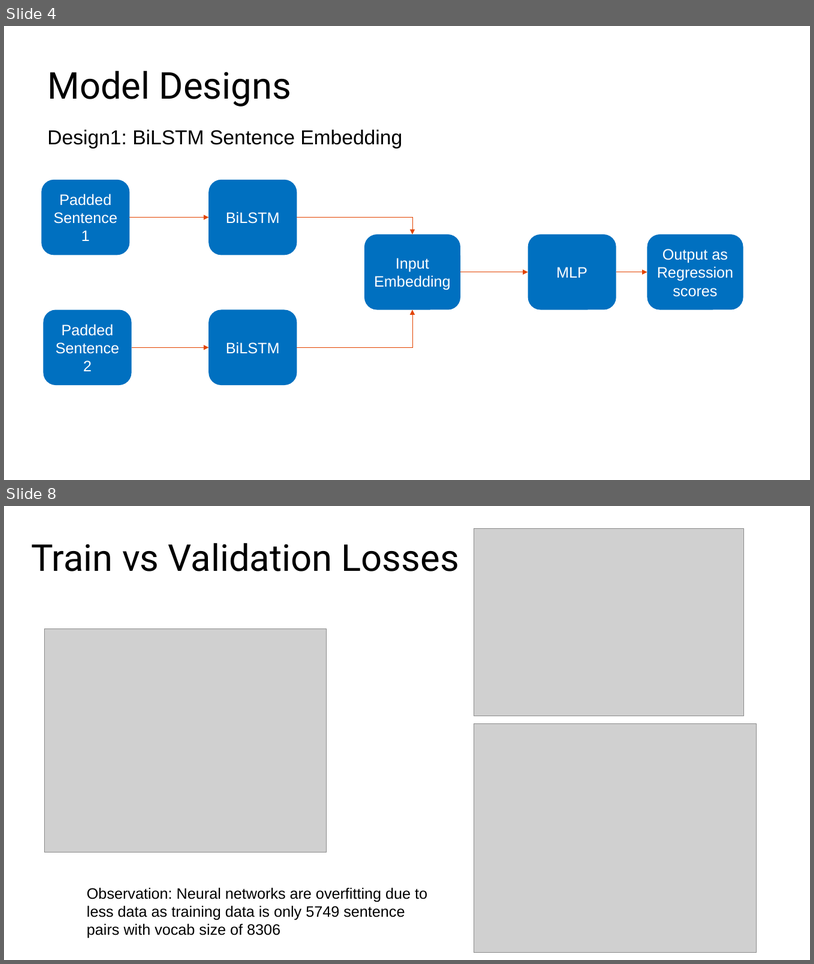
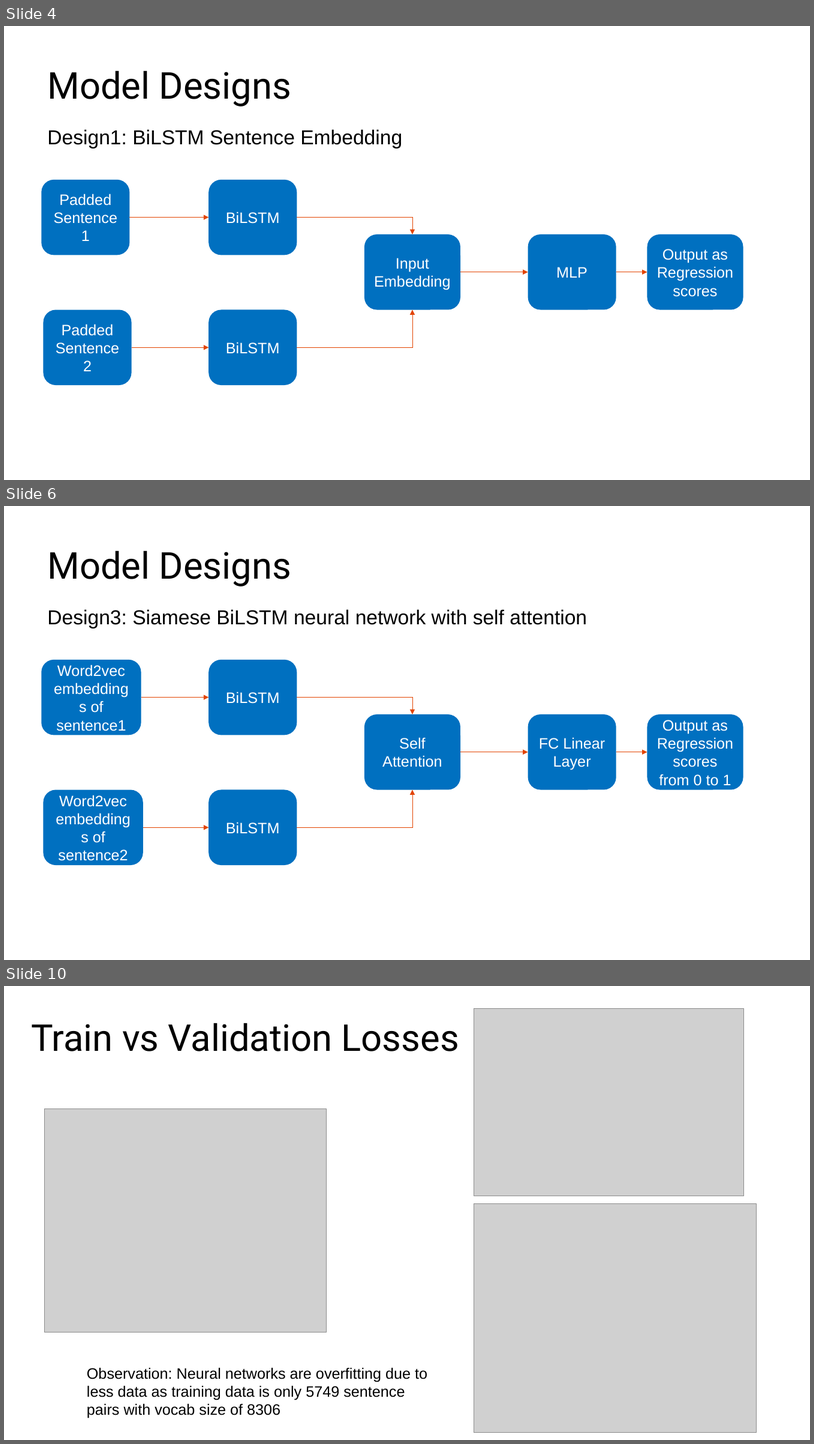
Before and after one commit to tanalpha-aditya/Advanced_Semantic_similarity, a slide deck: 4-final_report.pptx. Shown one above the other, each under a label of ours: slides 4 and 8 before the commit, slides 4, 6 and 10 after it; the slides between them are not shown. The pictures are 814x964 and 814x1444 pixels, drawn with LibreOffice and Linux fonts; fonts in the diff are those of the drawing; grey boxes stand for pictures. Boxes give left, top, right and bottom in pixels: in the first picture for what was removed or moved away, otherwise in the second. Text is boxed around its words. In the diff, an @@ line names an element or a change of style, - is before the commit and + after.

```diff
--- a/4-final_report.pptx
+++ b/4-final_report.pptx
@@ slide 6 added at [4,506,810,960], background #FFFFFF @@
@@ title added at [47,550,291,586], 44 pt, text #000000 @@
+Model Designs
@@ text added at [47,609,587,628], 24 pt, text #000000 @@
+Design3: Siamese BiLSTM neural network with self attention
@@ rounded rectangle added at [42,660,141,735], fill #0070C0, 18 pt, text #FFFFFF @@
+Word2vec embeddings of sentence1
@@ rounded rectangle added at [209,660,297,735], fill #0070C0, 18 pt, text #FFFFFF @@
+BiLSTM
@@ arrow added from (141, 697) to (209, 697), #E24400 0.5 pt @@
@@ elbow arrow added from (297, 697) to (413, 714), #E24400 0.5 pt @@
@@ rounded rectangle added at [365,714,461,790], fill #0070C0, 18 pt, text #FFFFFF @@
+Self Attention
@@ rounded rectangle added at [528,714,617,790], fill #0070C0, 18 pt, text #FFFFFF @@
+FC Linear Layer
@@ rounded rectangle added at [648,714,744,790], fill #0070C0, 18 pt, text #FFFFFF @@
+Output as Regression scores from 0 to 1
@@ arrow added from (461, 752) to (528, 752), #E24400 0.5 pt @@
@@ arrow added from (617, 752) to (648, 752), #E24400 0.5 pt @@
@@ rounded rectangle added at [44,790,143,865], fill #0070C0, 18 pt, text #FFFFFF @@
+Word2vec embeddings of sentence2
@@ rounded rectangle added at [209,790,297,865], fill #0070C0, 18 pt, text #FFFFFF @@
+BiLSTM
@@ elbow arrow added from (297, 827) to (413, 790), #E24400 0.5 pt @@
@@ arrow added from (143, 827) to (209, 827), #E24400 0.5 pt @@
@@ what was slide 8 is now slide 10 @@
```
Also in this commit, not shown: 6 slides changed, 2 other slides added, 6 other files.
